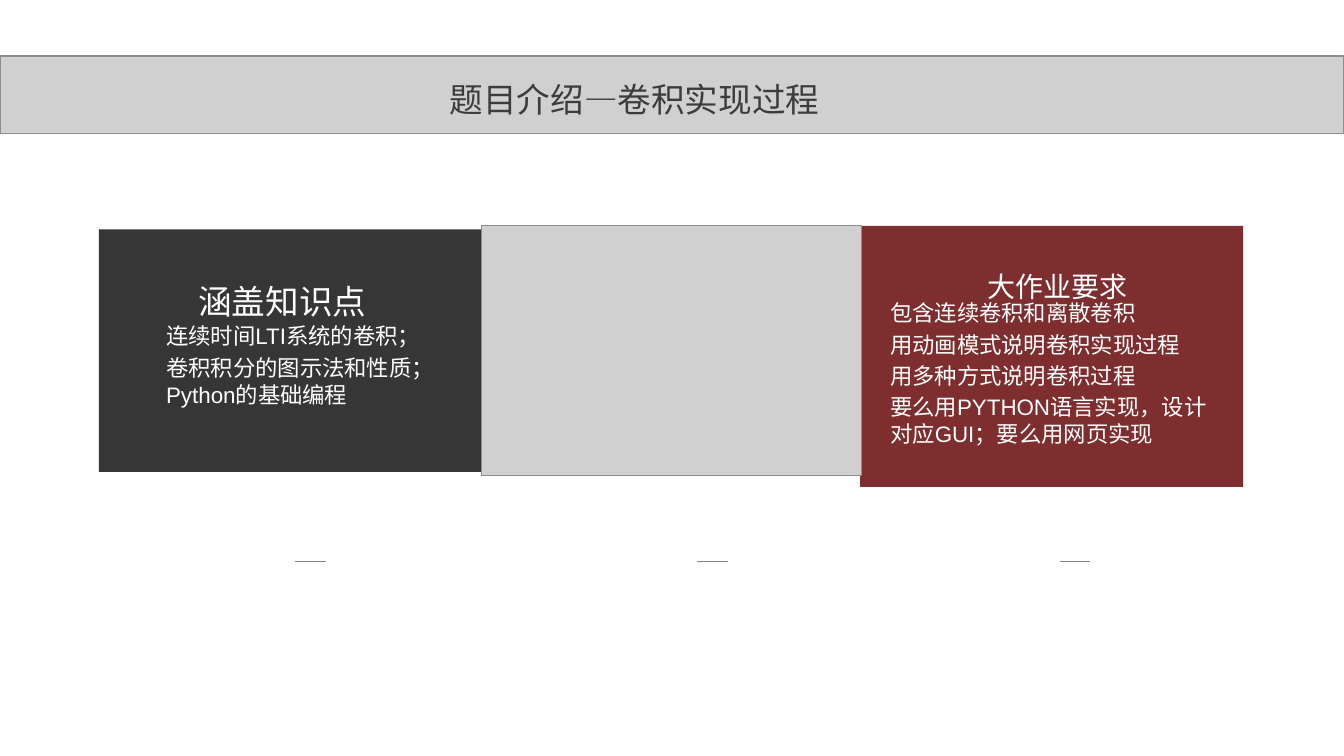
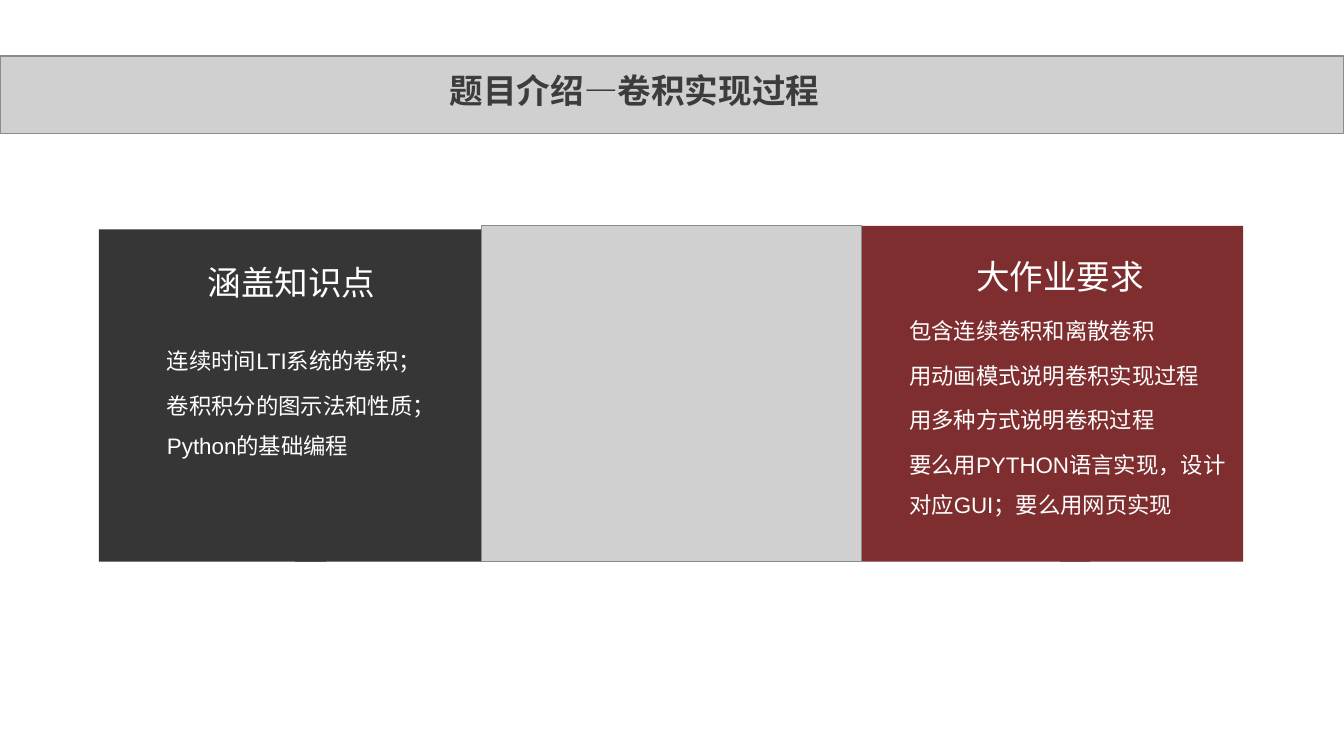
Before and after one commit to DEisreal/DEisreal.github.io, a slide deck: slide 4 of VSS CODE/5_卷积实现过程_3170406037_李易潼_3170406034_毛佳雁_3170406036_祝立群/PPT_3170406037_李易潼_3170406034_毛佳雁_3170406036_祝立群/PPT_3170406037_李易潼_3170406034_毛佳雁_3170406036_祝立群.pptx. Drawn at 1344x756 pixels with LibreOffice and Linux fonts; fonts in the diff are those of the drawing; grey boxes stand for pictures. Boxes give left, top, right and bottom in pixels: in the first picture for what was removed or moved away, otherwise in the second. Text is boxed around its words. In the diff, an @@ line names an element or a change of style, - is before the commit and + after.

```diff
--- a/VSS CODE/5_卷积实现过程_3170406037_李易潼_3170406034_毛佳雁_3170406036_祝立群/PPT_3170406037_李易潼_3170406034_毛佳雁_3170406036_祝立群/PPT_3170406037_李易潼_3170406034_毛佳雁_3170406036_祝立群.pptx
+++ b/VSS CODE/5_卷积实现过程_3170406037_李易潼_3170406034_毛佳雁_3170406036_祝立群/PPT_3170406037_李易潼_3170406034_毛佳雁_3170406036_祝立群/PPT_3170406037_李易潼_3170406034_毛佳雁_3170406036_祝立群.pptx
@@ text "题目介绍—卷积实现过程" at box(450, 74, 820, 106): bold on @@
@@ rectangle: place and size @@
-rectangle at box(99, 230, 482, 473)
+rectangle at box(99, 230, 482, 563)
@@ picture: place and size @@
-picture at box(482, 226, 862, 476)
+picture at box(482, 226, 862, 562)
@@ rectangle: place and size @@
-rectangle at box(860, 226, 1243, 487)
+rectangle at box(860, 226, 1243, 562)
@@ text "涵盖知识点": place and size @@
-text "涵盖知识点" at box(198, 285, 366, 317)
+text "涵盖知识点" at box(208, 266, 376, 298)
@@ text "大作业要求": place and size @@
-text "大作业要求" at box(988, 273, 1128, 305)
+text "大作业要求" at box(976, 260, 1144, 292)
@@ text "大作业要求" at box(976, 260, 1144, 292): size 20 to 24 pt @@
@@ text "包含连续卷积和离散卷积" at box(909, 320, 1225, 517): line spacing 1 to 1.5 @@
@@ text "包含连续卷积和离散卷积": place and size @@
-text "包含连续卷积和离散卷积" at box(890, 299, 1206, 446)
+text "包含连续卷积和离散卷积" at box(909, 320, 1225, 517)
@@ text "连续时间LTI系统的卷积；": place and size @@
-text "连续时间LTI系统的卷积；" at box(166, 325, 434, 408)
+text "连续时间LTI系统的卷积；" at box(167, 350, 435, 459)
@@ text "连续时间LTI系统的卷积；" at box(167, 350, 435, 459): line spacing 1 to 1.5 @@
```
Also in this commit, not shown: 11 other slides changed, 2 other files.
